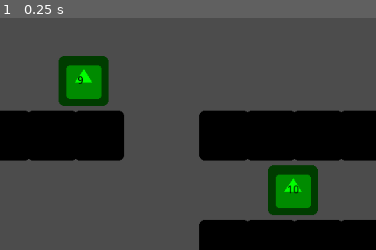
Above: before the commit, frame 1.
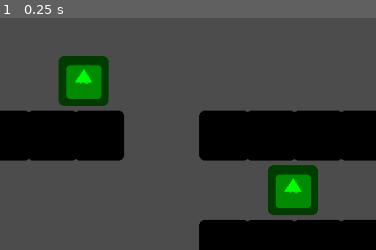
Above: after the commit, the same moment.

Repository: TKlintworth/CryptidJam2019
Game: Godot game, scene res://Level.tscn
Two runs of this game, one before a commit and one after it. Both use one fixed random seed, a clock stepped at 60 frames per second and the inputs below. The engine's default icon, where the game draws it, is replaced by a stand-in: a white triangle on a blue panel in a dark square.
Inputs:
- Up to frame 1 (0.25 s): no input
The pictures show only the part of the screen within x 29-79%, y 19-69%; the shares and areas given below are measured in that part.

The runs differ from the first frame. In frame 1, 0.1% of the frame differs, in the area x 20-80%, y 25-76%.
Error after the commit: Parse Error: The method "instantiate_globally" isn't declared in the current class. (res://ControlPoint.gd:13)

Commit message:
adding global tracker for control points

Diff:
--- a/ControlPoint.gd
+++ b/ControlPoint.gd
@@ -5,8 +5,12 @@
 export var lower = 3
 export var upper = 15
 
+var ownerName = "Nobody"
+
 # Called when the node enters the scene tree for the first time.
 func _ready() -> void:
+	#Tell global script this control node exists
+	instantiate_globally()
 	#When first entering, pick score between lower and upper and set the control point label to this value
 	set_score(pick_score(lower, upper))
 
@@ -24,4 +28,20 @@
 
 func _on_ControlPoint_body_shape_entered(body_id: int, body: PhysicsBody2D, body_shape: int, area_shape: int) -> void:
 	print(body_id, " ", body, " ", body_shape, " ", area_shape)
+	#Sends the intersecting physics bodys name to capture function to determine if the control point should
+	#transfer ownership
+	capture_point(body.name)
 	$CollisionShape2D/TextureProgress.value = 100
+
+#Takes a parameter capturerName that either becomes the new owner of the control point or just passes through
+func capture_point(capturerName):
+	if capturerName != ownerName:
+		#Call singleton to change ownership here
+		#Set color to team color here or team sprite or whatever
+		ownerName = capturerName
+		print("new owner: ", ownerName)
+	else:
+		pass
+
+func get_ownerName():
+	return ownerName
--- a/ControlPoint.tscn
+++ b/ControlPoint.tscn
@@ -9,6 +9,9 @@
 [node name="ControlPoint" type="Area2D"]
 position = Vector2( 50, 30 )
 script = ExtResource( 1 )
+score = null
+lower = null
+upper = null
 
 [node name="CollisionShape2D" type="CollisionShape2D" parent="."]
 modulate = Color( 0, 1, 0, 1 )
@@ -19,8 +22,17 @@
 self_modulate = Color( 0.0392157, 1, 0.054902, 1 )
 texture = ExtResource( 2 )
 
+[node name="TextureProgress" type="TextureProgress" parent="CollisionShape2D"]
+modulate = Color( 0, 0, 0, 1 )
+margin_left = -31.8095
+margin_top = -31.6056
+margin_right = 32.1905
+margin_bottom = 32.3944
+step = 100.0
+texture_progress = ExtResource( 2 )
+fill_mode = 4
+
 [node name="ScoreAmount" type="RichTextLabel" parent="CollisionShape2D"]
-modulate = Color( 0, 0, 0, 1 )
 margin_left = -8.0
 margin_top = -7.0
 margin_right = 32.0
@@ -30,14 +42,4 @@
 __meta__ = {
 "_edit_group_": true
 }
-
-[node name="TextureProgress" type="TextureProgress" parent="CollisionShape2D"]
-modulate = Color( 0, 0, 0, 1 )
-margin_left = -31.8095
-margin_top = -31.6056
-margin_right = 32.1905
-margin_bottom = 32.3944
-step = 100.0
-texture_progress = ExtResource( 2 )
-fill_mode = 4
 [connection signal="body_shape_entered" from="." to="." method="_on_ControlPoint_body_shape_entered"]
--- /dev/null
+++ b/PlayerVariables.gd
@@ -0,0 +1,13 @@
+extends Node
+
+# Declare member variables here. Examples:
+# var a = 2
+# var b = "text"
+var controlsPoints = []
+
+# Called when the node enters the scene tree for the first time.
+
+
+# Called every frame. 'delta' is the elapsed time since the previous frame.
+#func _process(delta):
+#	pass
